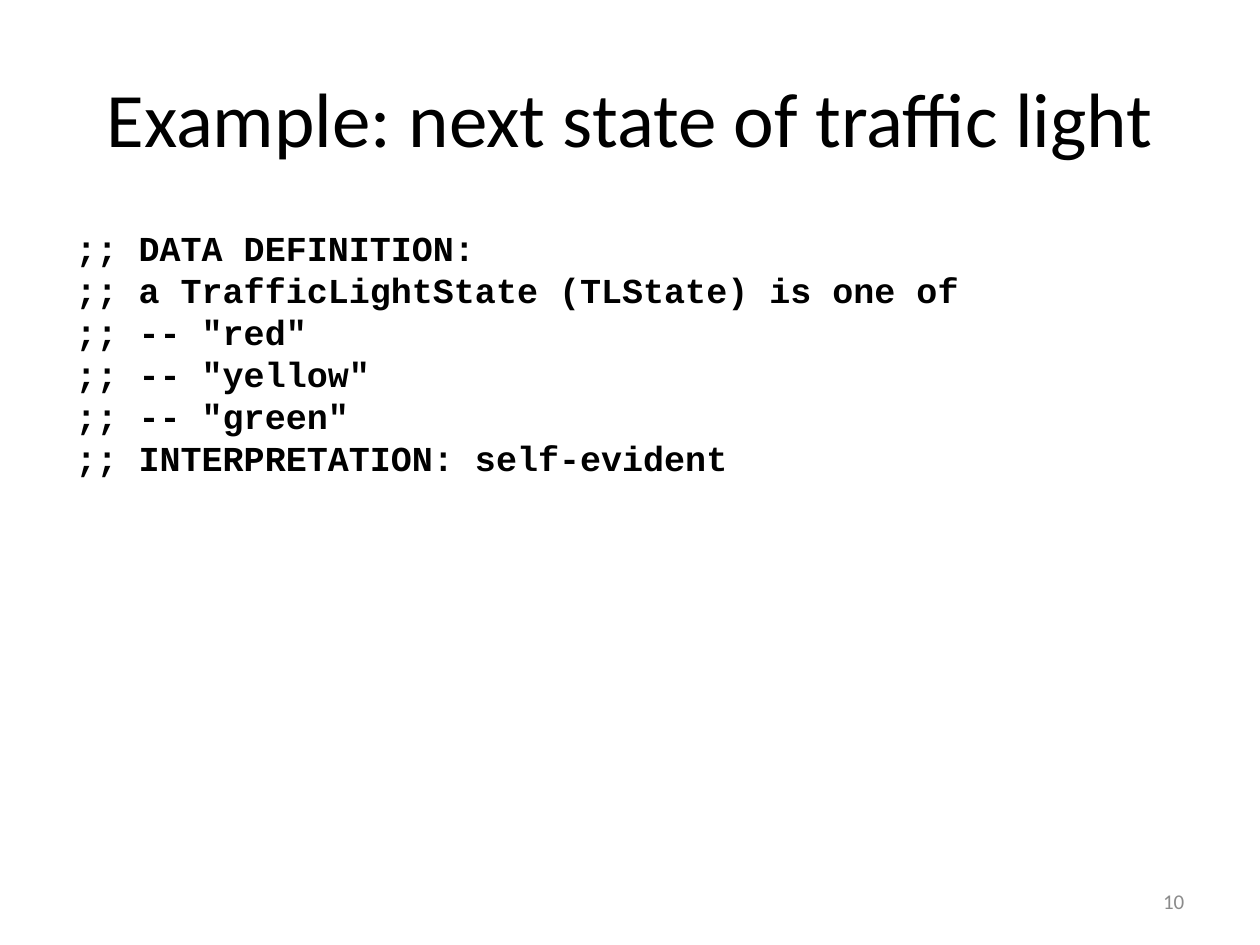
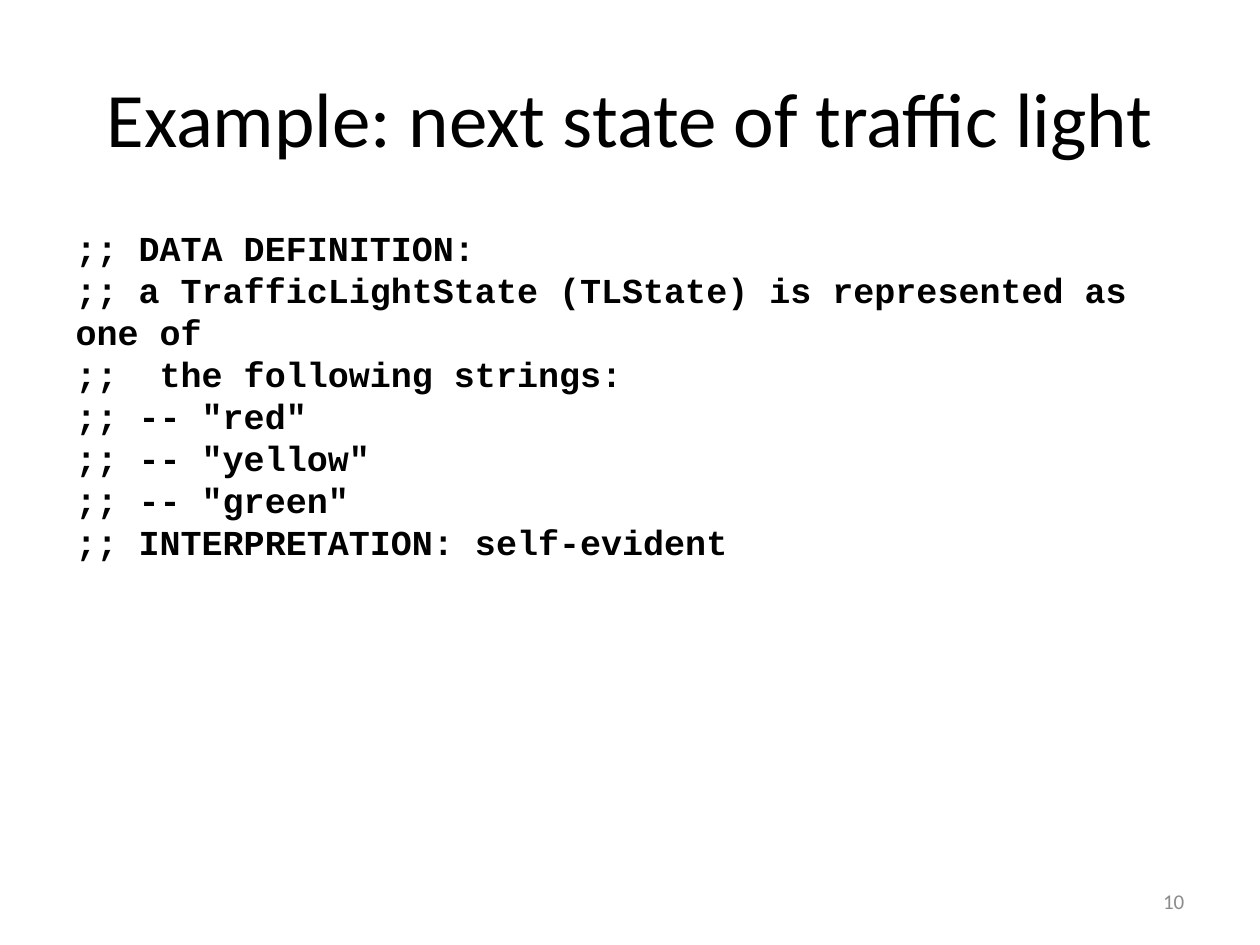
Before and after one commit to mwand/cs5010f17, a slide deck: slide 10 of Slides/Lesson 1.4 Using a Template.pptx. Drawn at 1260x945 pixels with LibreOffice and Linux fonts; fonts in the diff are those of the drawing. Boxes give left, top, right and bottom in pixels: in the first picture for what was removed or moved away, otherwise in the second. Text is boxed around its words. In the diff, an @@ line names an element or a change of style, - is before the commit and + after.

```diff
--- a/Slides/Lesson 1.4 Using a Template.pptx
+++ b/Slides/Lesson 1.4 Using a Template.pptx
@@ text at <box>76,279,1127,395</box>: text changed @@
-;; a TrafficLightState (TLState) is one of
+;; a TrafficLightState (TLState) is represented as one of
+;; the following strings:
```
Also in this commit, not shown: 5 other slides changed, 6 other files.
